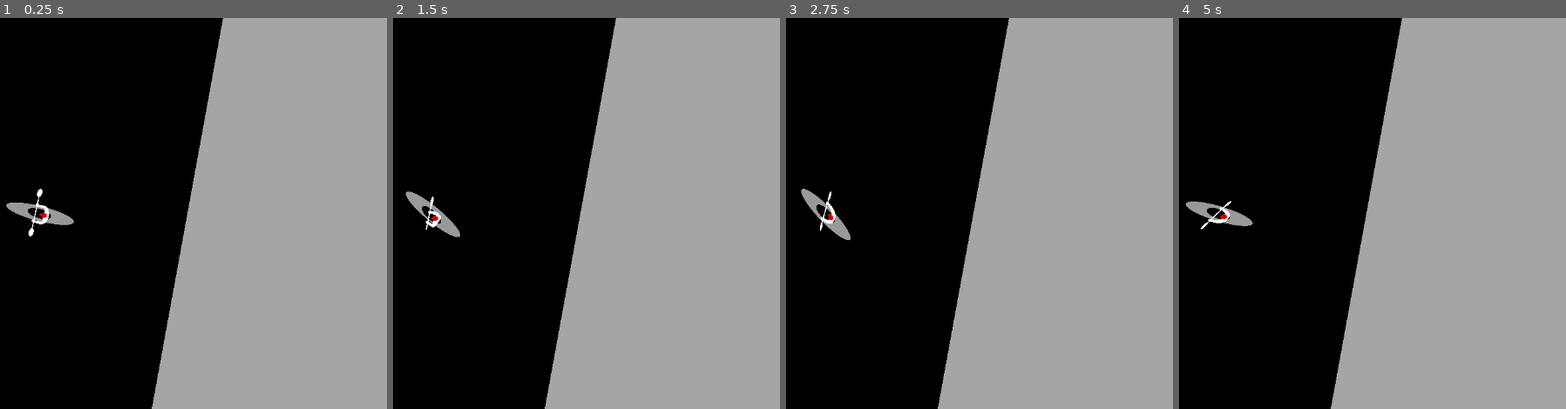
Above: before the commit, frames 1-4 (left to right).
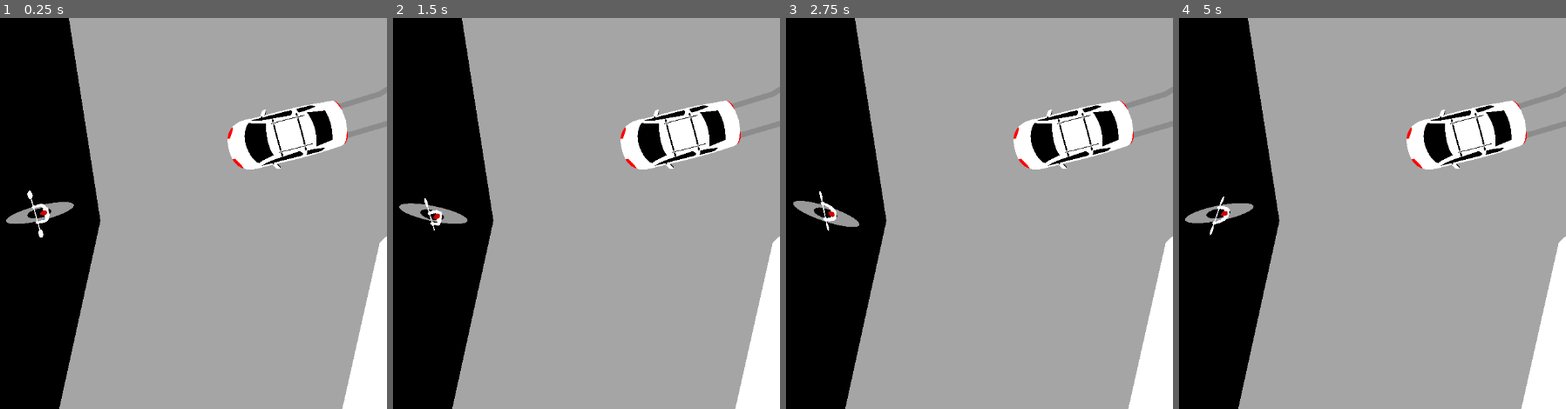
Above: after the commit, the same moments.

Repository: valentinlageard/kayak
Game: Godot game, scene res://main_scene.tscn
Two runs of this game, one before a commit and one after it. Both use one fixed random seed, a clock stepped at 60 frames per second and the inputs below.
Inputs:
- Up to frame 1 (0.25 s): no input
- Up to frame 2 (1.5 s): tap Enter at 0.5 s; hold E (break_right) 0.53-1.28 s; hold Q (break_left) from 1.28 s (still down)
- Up to frame 3 (2.75 s): release Q (break_left) at 2.03 s; hold E (break_right) from 2.03 s (still down)
- Up to frame 4 (5 s): release E (break_right) at 3.53 s; hold Q (break_left) from 3.53 s (still down)

The runs differ from the first frame. In frame 1, 35% of the frame differs, in the area x 1-100%, y 0-100%; in frame 2, 35%; in frame 3, 35%; in frame 4, 35%.

Commit message:
adds car

Diff:
--- a/level.tscn
+++ b/level.tscn
@@ -1,8 +1,9 @@
-[gd_scene load_steps=7 format=3 uid="uid://dhljj6usi0txm"]
+[gd_scene load_steps=8 format=3 uid="uid://dhljj6usi0txm"]
 
 [ext_resource type="PackedScene" uid="uid://cl4eld1e03jb6" path="res://walls.tscn" id="2_vonw3"]
 [ext_resource type="PackedScene" uid="uid://ckidrp7ifq3jg" path="res://turtle.tscn" id="3_0b4ue"]
 [ext_resource type="PackedScene" uid="uid://dqk52qjbitp10" path="res://path_flowfield_source.tscn" id="3_oi3di"]
+[ext_resource type="Texture2D" uid="uid://cl36tb1mao53w" path="res://car.png" id="4_0b4ue"]
 
 [sub_resource type="Curve2D" id="Curve2D_oi3di"]
 _data = {
@@ -20,6 +21,21 @@
 
 [node name="Level" type="Node2D"]
 position = Vector2(1604, -36)
+
+[node name="turtle" parent="." instance=ExtResource("3_0b4ue")]
+position = Vector2(1452, 105)
+
+[node name="turtle2" parent="." instance=ExtResource("3_0b4ue")]
+position = Vector2(1558, 201)
+rotation = -1.42749
+
+[node name="turtle3" parent="." instance=ExtResource("3_0b4ue")]
+position = Vector2(1653, -17)
+rotation = -2.83964
+
+[node name="turtle4" parent="." instance=ExtResource("3_0b4ue")]
+position = Vector2(1793, 106)
+rotation = 2.87709
 
 [node name="Walls" parent="." instance=ExtResource("2_vonw3")]
 position = Vector2(-777, 315)
@@ -85,9 +101,9 @@
 rotation = -1.8292
 polygon = PackedVector2Array(-8, 10, 10, 15, 22, 9, 10, -9, -9, -4)
 
-[node name="Polygon2D" type="Polygon2D" parent="."]
+[node name="beach" type="Polygon2D" parent="."]
 color = Color(0.650128, 0.650128, 0.650128, 1)
-polygon = PackedVector2Array(2082, -176, 2119, -72, 2076, 164, 2144, 112, 2183, 34, 2205, -64, 2266, -119, 2310, -135, 2307, -207, 2234, -173, 2201, -128, 2159, -134, 2112, -173)
+polygon = PackedVector2Array(2114, -160, 2128, -70, 2077, 163, 2144, 112, 2183, 34, 2205, -64, 2266, -119, 2319, -136, 2312, -208, 2234, -173, 2201, -128, 2159, -134, 2109, -171)
 
 [node name="path_flowfield_source" parent="." instance=ExtResource("3_oi3di")]
 position = Vector2(-15, -1)
@@ -103,17 +119,20 @@
 noise_debug_color = Color(1, 0, 0.2, 0.6)
 arrow_size = 10.0
 
-[node name="turtle" parent="." instance=ExtResource("3_0b4ue")]
-position = Vector2(1452, 105)
+[node name="car trace" type="Line2D" parent="."]
+position = Vector2(0, -3)
+points = PackedVector2Array(2192, -98, 2205, -102, 2213, -107, 2216, -115, 2219, -127, 2224, -136, 2242, -152, 2266, -164, 2315, -179)
+width = 1.5
+default_color = Color(0.549761, 0.549761, 0.54976, 1)
 
-[node name="turtle2" parent="." instance=ExtResource("3_0b4ue")]
-position = Vector2(1558, 201)
-rotation = -1.42749
+[node name="car trace2" type="Line2D" parent="."]
+position = Vector2(6, 4)
+points = PackedVector2Array(2188, -97, 2205, -102, 2213, -107, 2216, -115, 2219, -127, 2224, -136, 2242, -152, 2266, -164, 2315, -179)
+width = 1.5
+default_color = Color(0.549761, 0.549761, 0.54976, 1)
 
-[node name="turtle3" parent="." instance=ExtResource("3_0b4ue")]
-position = Vector2(1653, -17)
-rotation = -2.83964
-
-[node name="turtle4" parent="." instance=ExtResource("3_0b4ue")]
-position = Vector2(1793, 106)
-rotation = -3.4061
+[node name="car" type="Sprite2D" parent="."]
+position = Vector2(2179.55, -93.5834)
+rotation = -1.82123
+scale = Vector2(0.0109249, 0.0109249)
+texture = ExtResource("4_0b4ue")
--- a/main_character.tscn
+++ b/main_character.tscn
@@ -101,7 +101,7 @@
 break_turn_power = 0.04
 paddle_duration = 0.7
 friction = 0.015
-bounciness = 0.2
+bounciness = 0.4
 align_velocity_to_rotation_strength = 0.08
 align_rotation_to_velocity_strength = 0.03
 field_influence_strength = 15.0
--- a/main_scene.tscn
+++ b/main_scene.tscn
@@ -15,8 +15,8 @@
 position = Vector2(-122, -123)
 
 [node name="MainCharacter" parent="." instance=ExtResource("1_2c62f")]
-position = Vector2(1942, -118)
-rotation = -1.32994
+position = Vector2(1989, -195)
+rotation = -1.81642
 acceleration = 180.0
 align_velocity_to_rotation_strength = 0.05
 align_rotation_to_velocity_strength = 0.05
--- a/turtle.gd
+++ b/turtle.gd
@@ -36,9 +36,6 @@
 	# Start the turtle moving at the beginning
 	animated_sprite.play(move_animation_name)
 	is_moving = true
-
-	animated_sprite.animation_finished.connect(_on_animation_finished)
-	animated_sprite.animation_looped.connect(_on_animation_looped)
 
 	if not acceleration_curve:
 		printerr("Acceleration curve not set for the turtle!")
--- a/turtle.tscn
+++ b/turtle.tscn
@@ -112,7 +112,7 @@
 sprite_frames = SubResource("SpriteFrames_5wr04")
 animation = &"swim"
 autoplay = "swim"
-frame_progress = 0.168908
+frame_progress = 0.940224
 
 [node name="CollisionShape2D" type="CollisionShape2D" parent="."]
 position = Vector2(-0.00406551, -0.0285544)
Binary file added: car.png
Not shown, added: car.png.import
